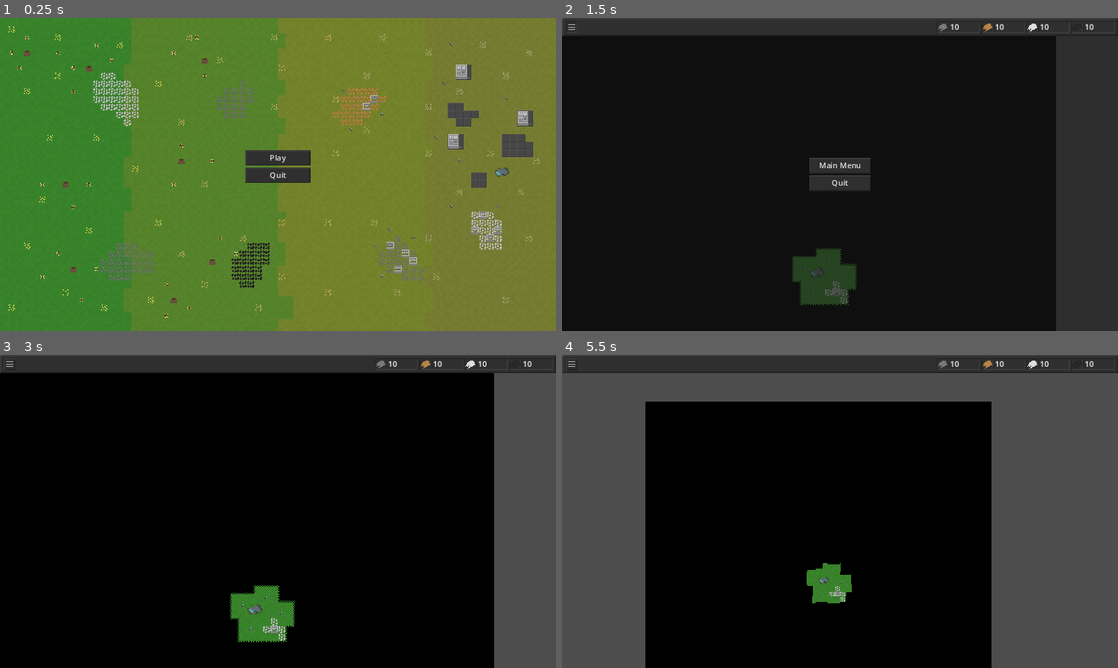
Above: before the commit, frames 1-4 (two rows, left to right).
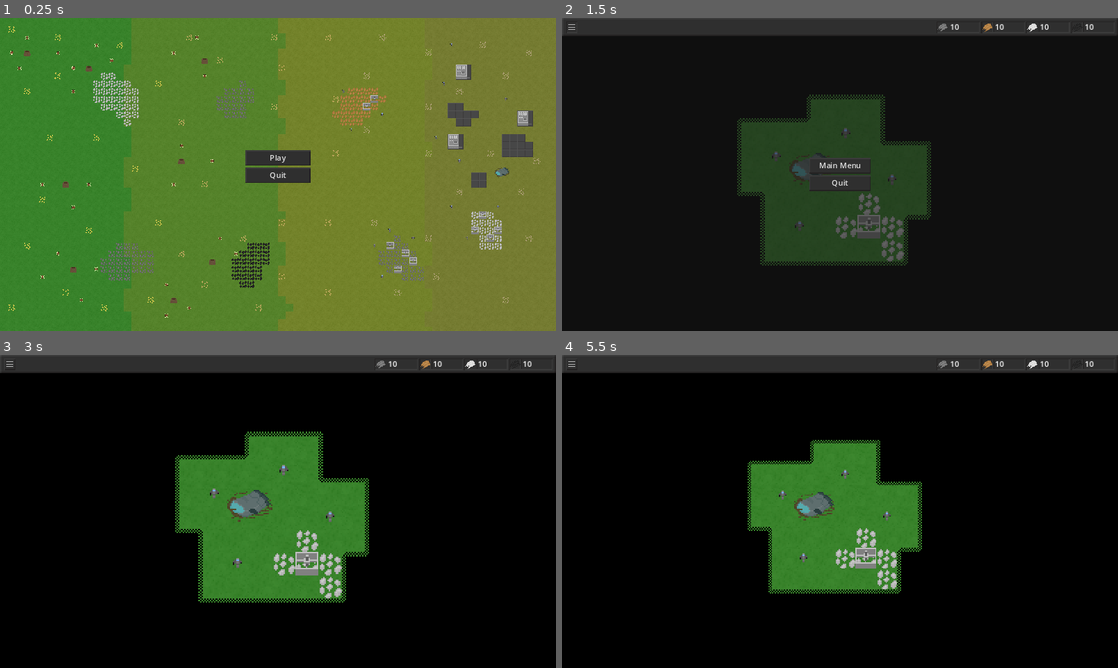
Above: after the commit, the same moments.

Repository: wssuomi/pirate-jam-14
Game: Godot game, scene res://scenes/main_menu.tscn
Same seed, same stepped clock (60 frames per second), same inputs: the game is played once before the commit and once after it.
Inputs (mouse positions are in pixels of both pictures, inside the frame that each line leads up to):
- Up to frame 1 (0.25 s): no input
- Up to frame 2 (1.5 s): click "Play" at 0.5 s; click (573, 27) at 1.25 s
- Up to frame 3 (3 s): click "Main Menu" at 2 s; click "Play" at 2.75 s
- Up to frame 4 (5.5 s): tap Enter at 3.5, 5 s; move the mouse to (962, 495) at 3.52 s; tap Mouse wheel down (zoom_out) at 3.6, 4.55, 5.3 s; click (962, 495) at 3.67 s; tap Space at 4.25 s; move the mouse to (728, 527) at 4.27 s; right-click (728, 527) at 4.35 s; click (728, 527) at 4.42 s; move the mouse to (895, 442) at 5.02 s; click (895, 442) at 5.1 s

The runs differ from the first frame. In frame 1, less than 0.1% of the frame differs, in the area x 51-53%, y 88-97%; in frame 2, 25%; in frame 3, 26%; in frame 4, 53%, in the area x 0-100%, y 5-100%.

Commit message:
adjusted camera settings

Diff:
--- a/scenes/game.tscn
+++ b/scenes/game.tscn
@@ -153,7 +153,8 @@
 script = ExtResource("1_astxb")
 
 [node name="Camera" type="Camera2D" parent="."]
-position = Vector2(576, 324)
+position = Vector2(548, 532)
+zoom = Vector2(3, 3)
 script = ExtResource("2_d63gu")
 
 [node name="CanvasLayer" type="CanvasLayer" parent="."]
--- a/scenes/main_menu.tscn
+++ b/scenes/main_menu.tscn
@@ -230,7 +230,7 @@
 tile_set = SubResource("TileSet_hkyem")
 rendering_quadrant_size = 32
 format = 2
-layer_0/tile_data = PackedInt32Array(0, 65536, 0, 65536, 131 …(27258 unchanged characters)… 261, 0, 2, 2293797, 196608, 2, 2359333, 0, 1, 2424869, 196608, 1, 2490405, 0, 1, 2555941, 196608, 2, 38, 131072, 2, 655 …(25685 unchanged characters)…
+layer_0/tile_data = PackedInt32Array(0, 65536, 0, 65536, 131 …(27258 unchanged characters)… 261, 0, 2, 2293797, 196608, 2, 2359333, 65536, 2, 2424869, 196608, 1, 2490405, 65536, 2, 2555941, 196608, 2, 38, 131072, 2, 655 …(25685 unchanged characters)…
 layer_1/tile_data = PackedInt32Array(2162724, 327680, 1, 1703978, 327680, 1, 1703972, 327680, 1, 655403, 327680, 1, 393 …(991 unchanged characters)…
 layer_2/tile_data = PackedInt32Array(983098, 0, 7, 1048634, 0, 8, 983099, 65536, 7, 1048635, 65536, 8, 786499, 0, 7, 85 …(4413 unchanged characters)…
 layer_3/tile_data = PackedInt32Array(1638462, 131072, 8, 1835071, 131072, 8, 1769536, 131072, 8, 1769533, 131072, 8, 655408, 131072, 8, 720943, 131072, 8, 2031669, 131072, 8, 1966132, 131072, 8, 1900594, 131072, 8, 2097203, 131072, 8)
--- a/scripts/Camera.gd
+++ b/scripts/Camera.gd
@@ -9,7 +9,7 @@
 		if zoom + Vector2(.1,.1) < Vector2(5,5):
 			zoom += Vector2(.1,.1)
 	if Input.is_action_just_pressed("zoom_out"):
-		if zoom - Vector2(.1,.1) > Vector2(0,0):
+		if zoom - Vector2(.1,.1) > Vector2(1.5,1.5):
 			zoom -= Vector2(.1,.1)
 
 func _input(event):
